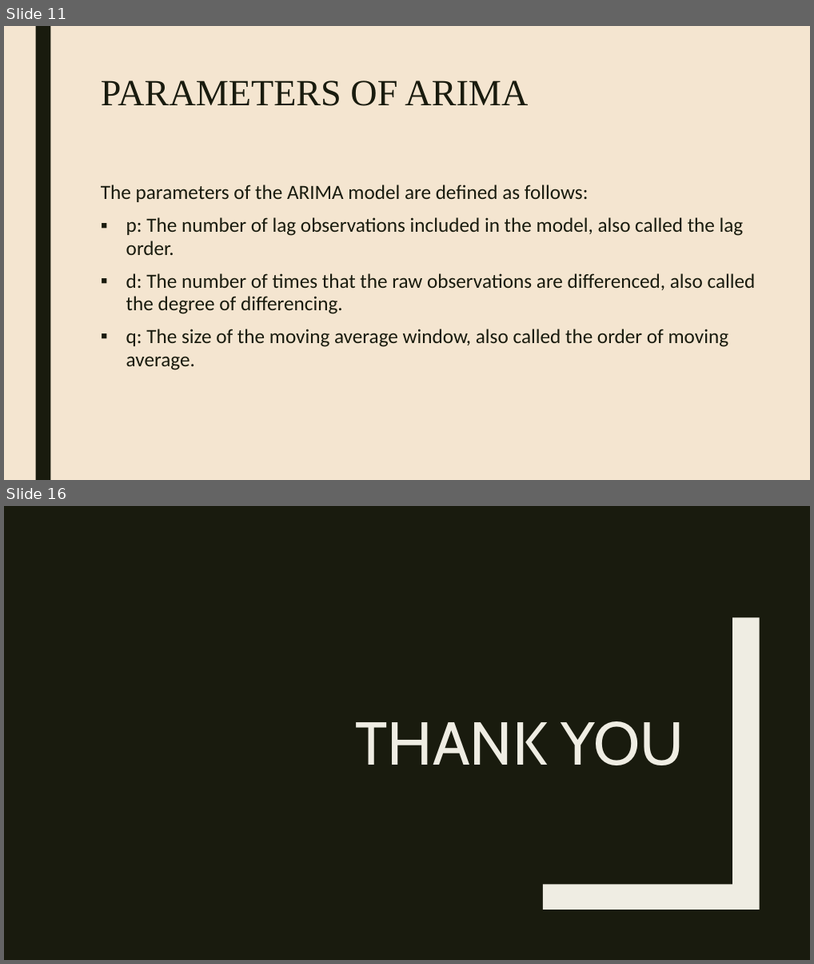
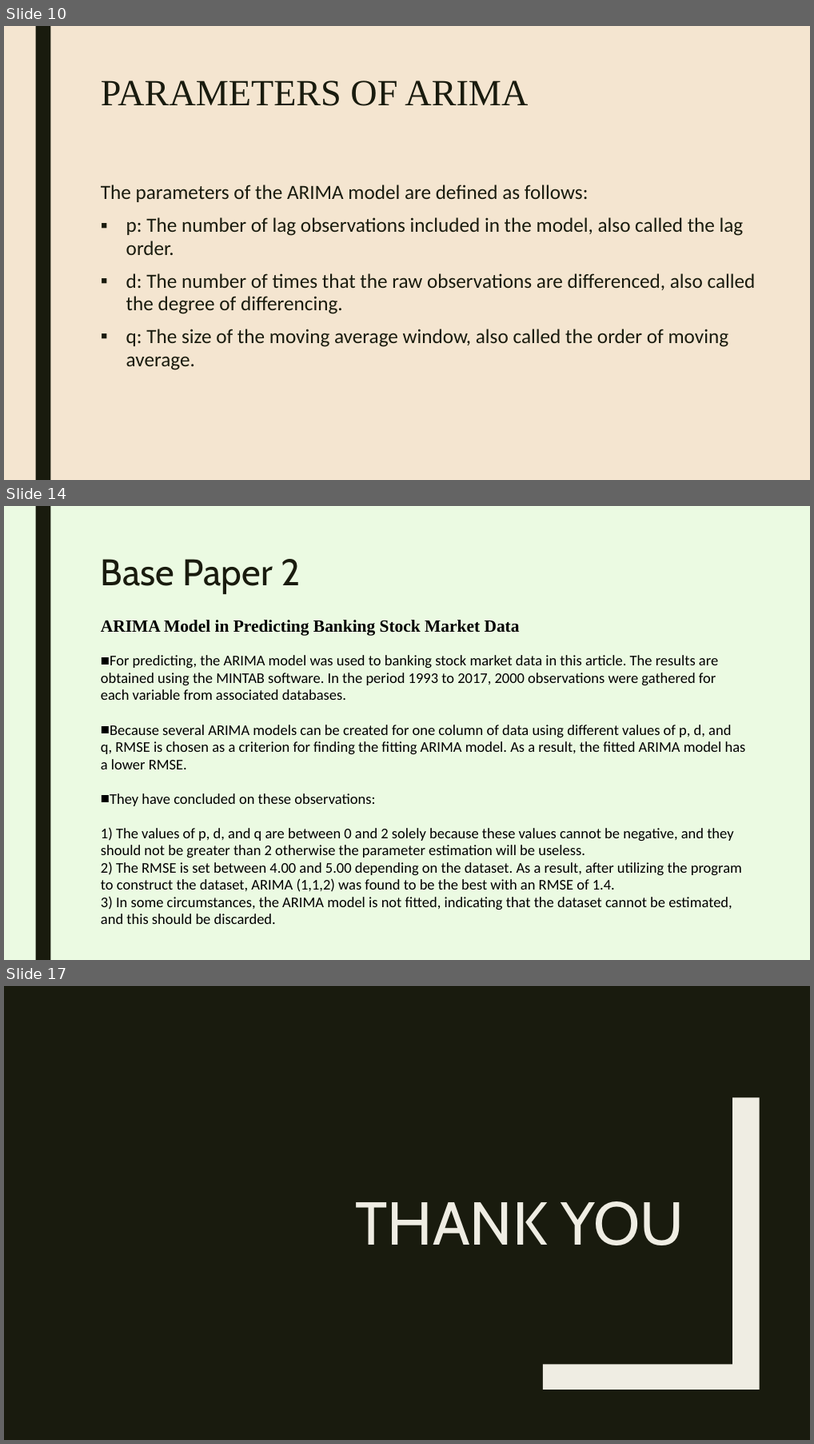
Before and after one commit to smit53/Review-Paper_ARIMA-Model, a slide deck: review paper/Time series analysis.pptx. Shown one above the other, each under a label of ours: slides 11 and 16 before the commit, slides 10, 14 and 17 after it; the slides between them are not shown. The pictures are 814x964 and 814x1444 pixels, drawn with LibreOffice and Linux fonts; fonts in the diff are those of the drawing. Boxes give left, top, right and bottom in pixels: in the first picture for what was removed or moved away, otherwise in the second. Text is boxed around its words. In the diff, an @@ line names an element or a change of style, - is before the commit and + after.

```diff
--- a/review paper/Time series analysis.pptx
+++ b/review paper/Time series analysis.pptx
@@ slide 14 added at [4, 506, 810, 960], background #EBFAE2; not listed: 1 template element that a slide beside it also shows @@
@@ title added at [101, 559, 300, 594], 44 pt, text #191B0E @@
+Base Paper 2
@@ text added at [101, 620, 746, 924], 17.6 pt, text #000000 @@
+ARIMA Model in Predicting Banking Stock Market Data
+■ For predicting, the ARIMA model was used to banking stock market data in this article. The results are obtained using the MINTAB software. In the period 1993 to 2017, 2000 observations were gathered for each variable from associated databases.
+■ Because several ARIMA models can be created for one column of data using different values of p, d, and q, RMSE is chosen as a criterion for finding the fitting ARIMA model. As a result, the fitted ARIMA model has a lower RMSE.
+■ They have concluded on these observations:
+1) The values of p, d, and q are between 0 and 2 solely because these values cannot be negative, and they should not be greater than 2 otherwise the parameter estimation will be useless.
+2) The RMSE is set between 4.00 and 5.00 depending on the dataset. As a result, after utilizing the program to construct the dataset, ARIMA (1,1,2) was found to be the best with an RMSE of 1.4.
+3) In some circumstances, the ARIMA model is not fitted, indicating that the dataset cannot be estimated, and this should be discarded.
@@ what was slide 11 is now slide 10 @@
@@ what was slide 16 is now slide 17 @@
```
Also in this commit, not shown: 8 slides changed, 4 other slides added, 4 slides removed, 3 other files.
